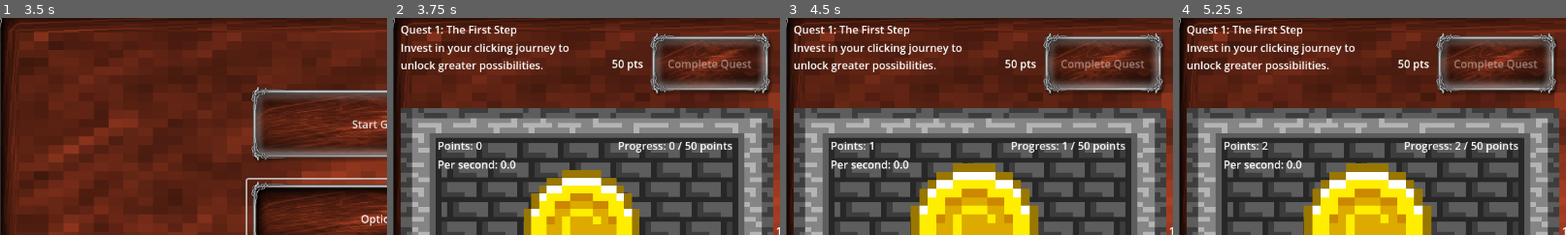
Above: before the commit, frames 1-4 (left to right).
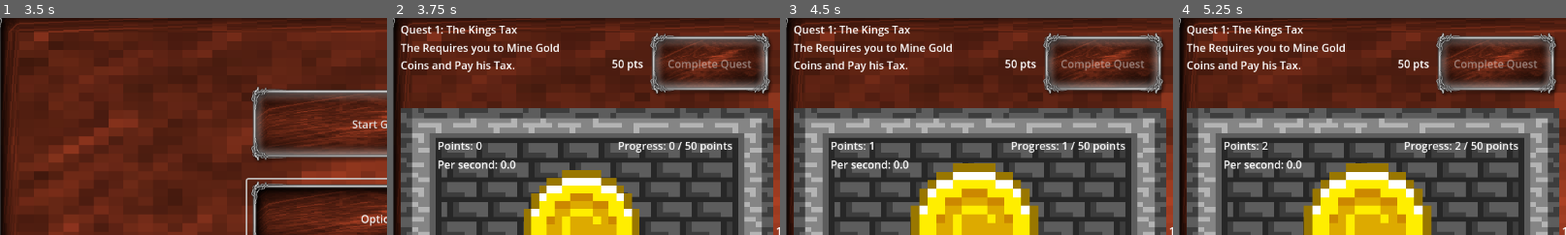
Above: after the commit, the same moments.

Repository: SamuelMTack/Push-Out-Games
Game: Godot game, scene res://main_ui.tscn
The game is run twice, just before and just after one commit, with the same random seed, the same clock (stepped at 60 frames per second) and the same inputs.
Inputs (mouse positions are % of the whole screen's width and height, from its top left):
- Up to frame 1 (3.5 s): click "Start Game" at 0.5 s; click "Start Game" at 1.25 s; click "Start Game" at 2 s; click "Options" at 2.75 s
- Up to frame 2 (3.75 s): no input
- Up to frame 3 (4.5 s): click (26, 53) at 4.25 s
- Up to frame 4 (5.25 s): click (26, 53) at 5 s
The pictures show only the part of the screen within x 1-51%, y 4-54%; the shares and areas given below are measured in that part.

Frame 1 is identical in both runs. In frame 2, 2.3% of the frame differs, in the area x 2-46%, y 3-25%; in frame 3, 2.3%; in frame 4, 2.3%.

Commit message:
Changes
Added More Backgrounds to code,
Added More Themes to Assets
Added Some Story Text to Quests

Diff:
--- a/Kings Coin/Scripts/node_2d.gd
+++ b/Kings Coin/Scripts/node_2d.gd
@@ -107,48 +107,48 @@
 func initialize_quests():
 	quests = [
 		{
-			"title": "The First Step",
-			"description": "Invest in your clicking journey to unlock greater possibilities.",
+			"title": "The Kings Tax",
+			"description": "The Requires you to Mine Gold Coins and Pay his Tax.",
 			"cost": 50,
 			"reward": "Unlocked: Click Efficiency +10%",
 			"reward_type": "click_bonus",
 			"reward_value": 0.1
 		},
 		{
-			"title": "Gathering Momentum",
-			"description": "Expand your operation to reach new heights of production.",
+			"title": "A Paltery Amount",
+			"description": "The King is Displeased with the small amount of Gold you have given, Mine more and Pay up.",
 			"cost": 200,
 			"reward": "Unlocked: Idle Speed Boost +25%",
 			"reward_type": "idle_bonus",
 			"reward_value": 0.25
 		},
 		{
-			"title": "Industrial Revolution",
-			"description": "Fund the construction of advanced automation systems.",
+			"title": "Chump Change",
+			"description": "This amount will barely pay for the Kings Lunch! Mine More!",
 			"cost": 750,
 			"reward": "Unlocked: +3 Free Idle Clickers",
 			"reward_type": "free_clickers",
 			"reward_value": 3
 		},
 		{
-			"title": "The Golden Age",
-			"description": "Achieve prosperity through massive investment in infrastructure.",
+			"title": "Barely a Tip",
+			"description": "So you think this enough to Pay for the Kings Lunch? Hardly! Mine more for the Realm!",
 			"cost": 2000,
 			"reward": "Unlocked: Click Power x2",
 			"reward_type": "click_multiplier",
 			"reward_value": 2.0
 		},
 		{
-			"title": "Technological Singularity",
-			"description": "Push the boundaries of what's possible with cutting-edge innovation.",
+			"title": "A Scratch on the Realms Taxes",
+			"description": "You think this is enough to Pay the Taxes HAHA! It Barely a Scratch!",
 			"cost": 5000,
 			"reward": "Unlocked: All Production x1.5",
 			"reward_type": "global_multiplier",
 			"reward_value": 1.5
 		},
 		{
-			"title": "Cosmic Domination",
-			"description": "Transcend mortal limits and ascend to legendary status.",
+			"title": "The Kings Greed",
+			"description": "More Mine MORE!!! The King wants More Gold!",
 			"cost": 15000,
 			"reward": "Victory! You've mastered the clicker realm!",
 			"reward_type": "victory",
@@ -309,9 +309,21 @@
 func get_background_tier() -> int:
 
 
-	if points >= 30000:
+	if points >= 80000:
+		return 15
+	elif points >= 70000:
+		return 14
+	elif points >= 60000:
+		return 13
+	elif points >= 50000:
+		return 12
+	elif points >= 45000:
+		return 11
+	elif points >= 40000:
+		return 10
+	elif points >= 35000:
 		return 9
-	elif points >= 20000:
+	elif points >= 30000:
 		return 8
 	elif points >= 15000:
 		return 7
@@ -342,6 +354,12 @@
 		7: return "res://backgrounds/background_7.png"
 		8: return "res://backgrounds/background_8.png"
 		9: return "res://backgrounds/background_9.png"
+		10: return "res://backgrounds/background_10.png"
+		11: return "res://backgrounds/background_11.png"
+		12: return "res://backgrounds/background_12.png"
+		13: return "res://backgrounds/background_13.png"
+		14: return "res://backgrounds/background_14.png"
+		15: return "res://backgrounds/background_15.png"
 		_: return ""
 
 
Binary file added: Kings Coin/Themes/UI (1).png
Not shown, added: Kings Coin/Themes/UI (1).png.import
Binary file added: Kings Coin/Themes/UI Bonus/mouse_pointer.png
Not shown, added: Kings Coin/Themes/UI Bonus/mouse_pointer.png.import
Binary file added: Kings Coin/Themes/UI Bonus/portrait.png
Not shown, added: Kings Coin/Themes/UI Bonus/portrait.png.import
Binary file added: Kings Coin/Themes/UI Bonus/previews/arrowsdown.png
Not shown, added: Kings Coin/Themes/UI Bonus/previews/arrowsdown.png.import
Binary file added: Kings Coin/Themes/UI Bonus/previews/arrowsleft.png
Not shown, added: Kings Coin/Themes/UI Bonus/previews/arrowsleft.png.import
Binary file added: Kings Coin/Themes/UI Bonus/previews/arrowsright.png
Not shown, added: Kings Coin/Themes/UI Bonus/previews/arrowsright.png.import
(and 77 more such lines)
